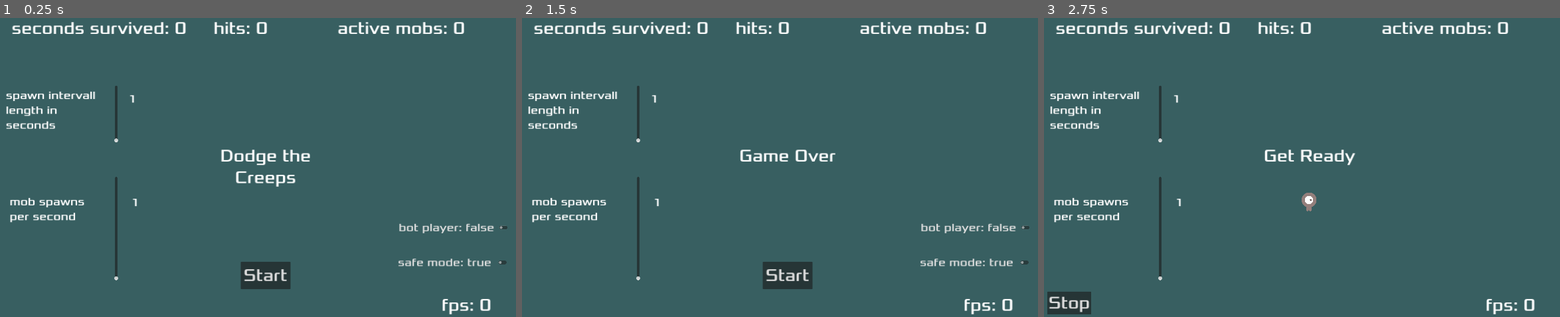
Above: before the commit, frames 1-3 (left to right).
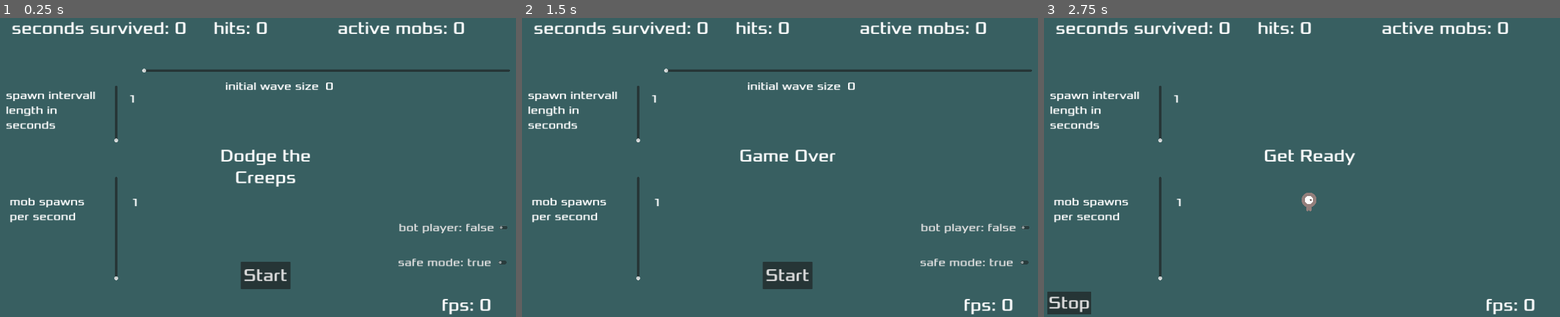
Above: after the commit, the same moments.

Repository: franziskusz/dodge-gds
Game: Godot game, scene res://Main.tscn
Two runs of this game, one before a commit and one after it. Both use one fixed random seed, a clock stepped at 60 frames per second and the inputs below.
Inputs:
- Up to frame 1 (0.25 s): no input
- Up to frame 2 (1.5 s): click "Start" at 0.5 s; click "Stop" at 1.25 s
- Up to frame 3 (2.75 s): click "Start" at 2 s

The runs differ from the first frame. In frame 1, 0.8% of the frame differs, in the area x 27-99%, y 16-25%; in frame 2, 0.8%; in frame 3, nothing differs.

Commit message:
add slider for initial wave size

Diff:
--- a/HUD.gd
+++ b/HUD.gd
@@ -53,6 +53,7 @@
 	$SafeModeSwitch.hide()
 	#$MobSpawnSlider.hide()
 	#$SpawnIntervallSlider.hide()
+	$InitialWaveSlider.hide()
 	$BotPlayerSwitch.hide()
 	start_game.emit()
 
@@ -62,6 +63,7 @@
 	$SafeModeSwitch.show()
 	#$MobSpawnSlider.show()
 	#$SpawnIntervallSlider.show()
+	$InitialWaveSlider.show()
 	$BotPlayerSwitch.show()
 	stop_game.emit()
 
@@ -110,8 +112,23 @@
 	$SpawnIntervallSlider/SliderNumberLabel.text = str(spawn_intervall_length)
 	$SpawnIntervallSlider.release_focus()
 
+func init_initial_wave_slider():
+	$InitialWaveSlider.set_use_rounded_values(true)
+	$InitialWaveSlider.set_min(0.0)
+	$InitialWaveSlider.set_max(1000.0)
+	$InitialWaveSlider.set_ticks_on_borders(true)
+
+	$InitialWaveSlider.value_changed.connect(update_initial_wave_slider)
+	update_initial_wave_slider(0.0)
+
+func update_initial_wave_slider(slider_value: float):
+	var initial_wave_size = int(slider_value)
+	$InitialWaveSlider/SliderNumberLabel.text = str(initial_wave_size)
+	$InitialWaveSlider.release_focus()
+
 func _ready():
 	init_mob_spawn_slider()
 	init_spawn_intervall_slider()
 	init_bot_player_switch()
+	init_initial_wave_slider()
 	$MessageTimer.timeout.connect(_on_MessageTimer_timeout)
--- a/HUD.tscn
+++ b/HUD.tscn
@@ -187,6 +187,37 @@
 theme_override_fonts/font = ExtResource("1_poxll")
 theme_override_font_sizes/font_size = 41
 
+[node name="InitialWaveSlider" type="HSlider" parent="."]
+offset_left = 513.0
+offset_top = 139.0
+offset_right = 1843.0
+offset_bottom = 241.0
+
+[node name="SliderTextLabel" type="Label" parent="InitialWaveSlider"]
+layout_mode = 1
+anchors_preset = 10
+anchor_right = 1.0
+offset_left = 301.0
+offset_top = 82.0
+offset_right = -661.0
+offset_bottom = 158.0
+grow_horizontal = 2
+theme_override_fonts/font = ExtResource("1_poxll")
+theme_override_font_sizes/font_size = 41
+text = "initial wave size"
+
+[node name="SliderNumberLabel" type="Label" parent="InitialWaveSlider"]
+layout_mode = 1
+anchors_preset = 10
+anchor_right = 1.0
+offset_left = 663.0
+offset_top = 82.0
+offset_right = -167.0
+offset_bottom = 150.0
+grow_horizontal = 2
+theme_override_fonts/font = ExtResource("1_poxll")
+theme_override_font_sizes/font_size = 41
+
 [connection signal="pressed" from="StartButton" to="." method="_on_StartButton_pressed"]
 [connection signal="pressed" from="StopButton" to="." method="on_stop_button_pressed"]
 [connection signal="pressed" from="SafeModeSwitch" to="." method="on_safe_mode_switch"]
--- a/Main.gd
+++ b/Main.gd
@@ -12,6 +12,7 @@
 var mob_spawns_per_second: int = 1
 var spawn_intervall_length: int = 1
 var wave_size: int = 0
+var initial_wave_size: int = 0
 
 signal safe_mode_shutdown()
 
@@ -56,8 +57,13 @@
 
 	frames = 0
 
-	var initial_wave_size = mob_spawns_per_second
-	wave_size = initial_wave_size
+	var first_wave_size = mob_spawns_per_second
+	wave_size = first_wave_size
+
+	var i = initial_wave_size
+	while i > 0:
+		spawn_mob()
+		i -= 1
 
 func _on_ScoreTimer_timeout():
 	score += 1
@@ -158,6 +164,10 @@
 	var intervall_length = int(slider_value)
 	spawn_intervall_length = intervall_length
 
+func update_initial_wave_size(slider_value: float):
+	var wave_size = int(slider_value)
+	initial_wave_size = wave_size
+
 
 func _ready():
 	$HUD.safe_mode_switch.connect(switch_safe_mode)
@@ -168,6 +178,8 @@
 
 	$HUD/SpawnIntervallSlider.value_changed.connect(update_spawn_intervall_length)
 
+	$HUD/InitialWaveSlider.value_changed.connect(update_initial_wave_size)
+
 	$Player.send_player_position.connect(update_player_position)
 
 func _process(_delta):
